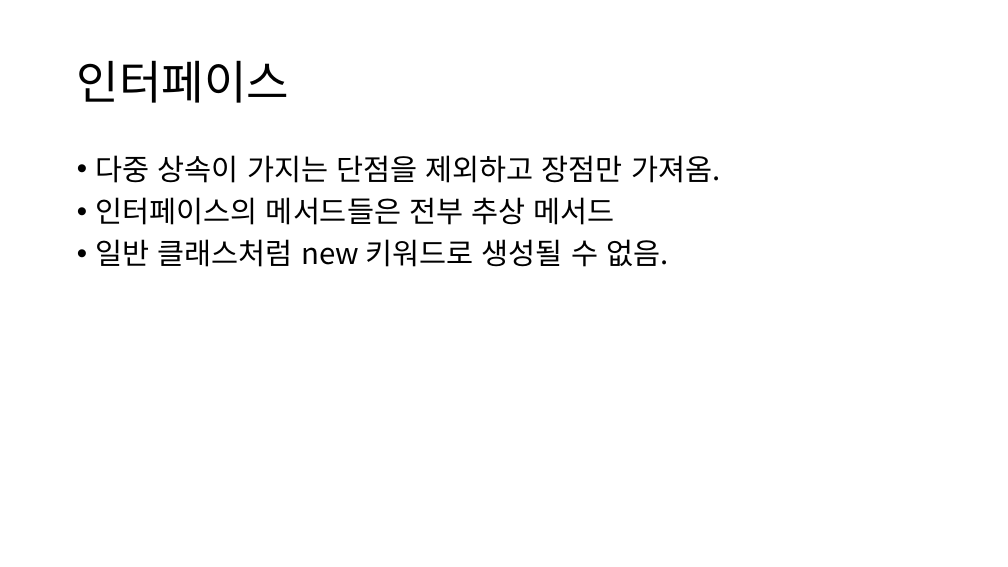
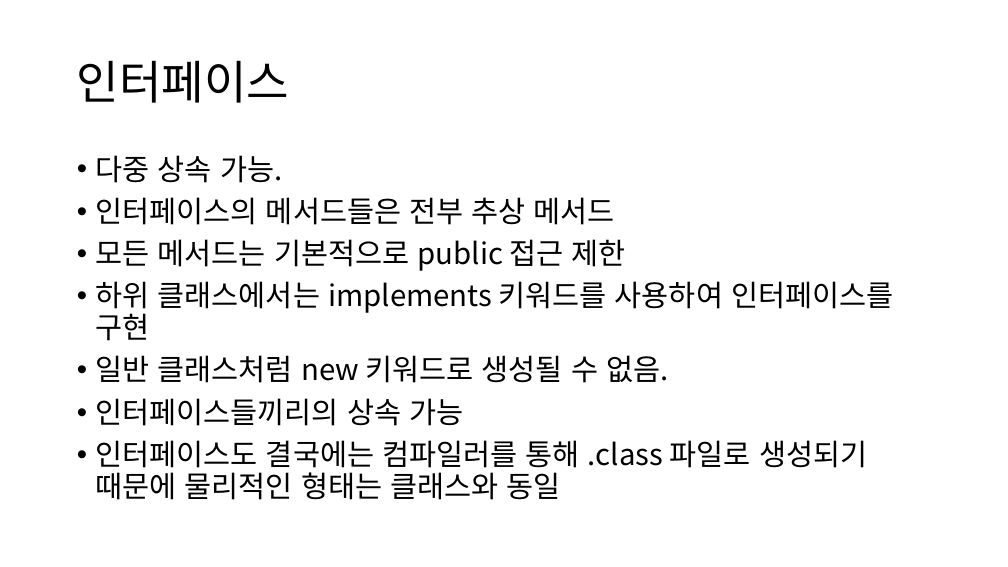
Before and after one commit to YonghoChoi/develop-note, a slide deck: slide 24 of ppt/객체지향 기본.pptx (slide 15 before the commit). Drawn at 1008x567 pixels with LibreOffice and Linux fonts; fonts in the diff are those of the drawing. Boxes give left, top, right and bottom in pixels: in the first picture for what was removed or moved away, otherwise in the second. Text is boxed around its words. In the diff, an @@ line names an element or a change of style, - is before the commit and + after.

```diff
--- a/ppt/객체지향 기본.pptx
+++ b/ppt/객체지향 기본.pptx
@@ text at [96, 155, 282, 183]: text changed @@
-• 다중 상속이 가지는 단점을 제외하고 장점만 가져옴.
+• 다중 상속 가능.
@@ text at [96, 239, 893, 341]: paragraphs added @@
+• 모든 메서드는 기본적으로 public 접근 제한
+• 하위 클래스에서는 implements 키워드를 사용하여 인터페이스를 구현
@@ text at [96, 398, 867, 500]: paragraphs added @@
+• 인터페이스들끼리의 상속 가능
+• 인터페이스도 결국에는 컴파일러를 통해 .class 파일로 생성되기 때문에 물리적인 형태는 클래스와 동일
```
Also in this commit, not shown: 13 other slides changed, 27 slides added, 1 other file.
